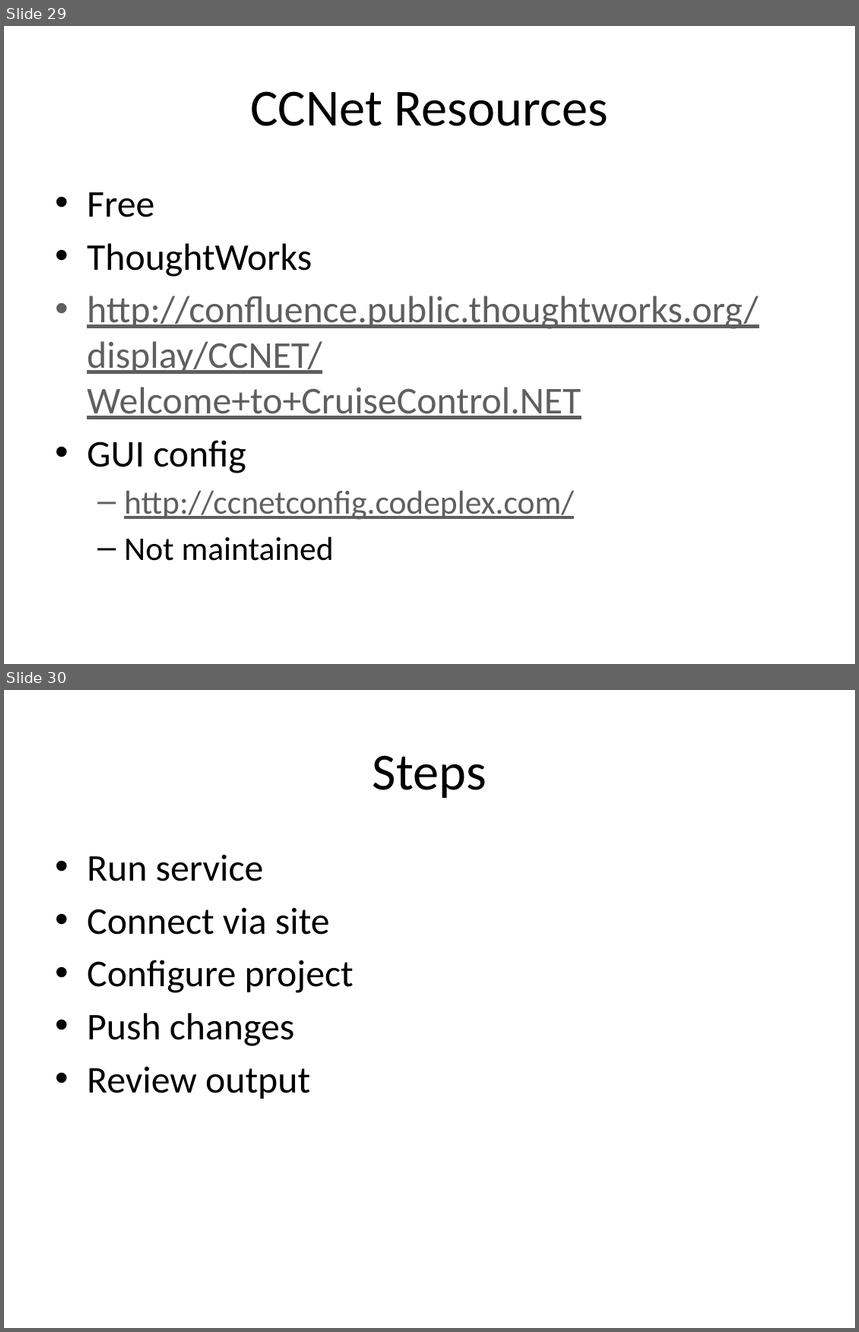
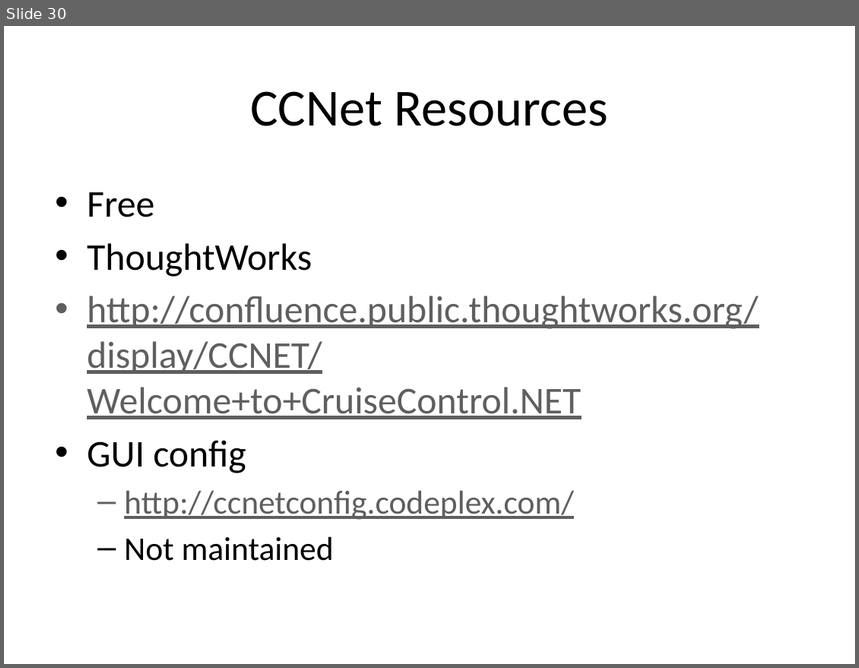
Before and after one commit to g0t4/Presentations, a slide deck: DVCSandCI/Getting Down To Business.pptx. Shown one above the other, each under a label of ours: slides 29 and 30 before the commit, slide 30 after it. The pictures are 859x1332 and 859x668 pixels, drawn with LibreOffice and Linux fonts; fonts in the diff are those of the drawing. Boxes give left, top, right and bottom in pixels: in the first picture for what was removed or moved away, otherwise in the second. Text is boxed around its words. In the diff, an @@ line names an element or a change of style, - is before the commit and + after.

```diff
--- a/DVCSandCI/Getting Down To Business.pptx
+++ b/DVCSandCI/Getting Down To Business.pptx
@@ slide 30 removed at box(4, 690, 855, 1328), background #FFFFFF @@
@@ title removed at box(373, 755, 487, 798) @@
-Steps
@@ text removed at box(87, 854, 354, 1099) @@
-• Run service
-• Connect via site
-• Configure project
-• Push changes
-• Review output
@@ what was slide 29 is now slide 30 @@
```
Also in this commit, not shown: 2 slides changed, 3 slides added, 1 other slide removed.
